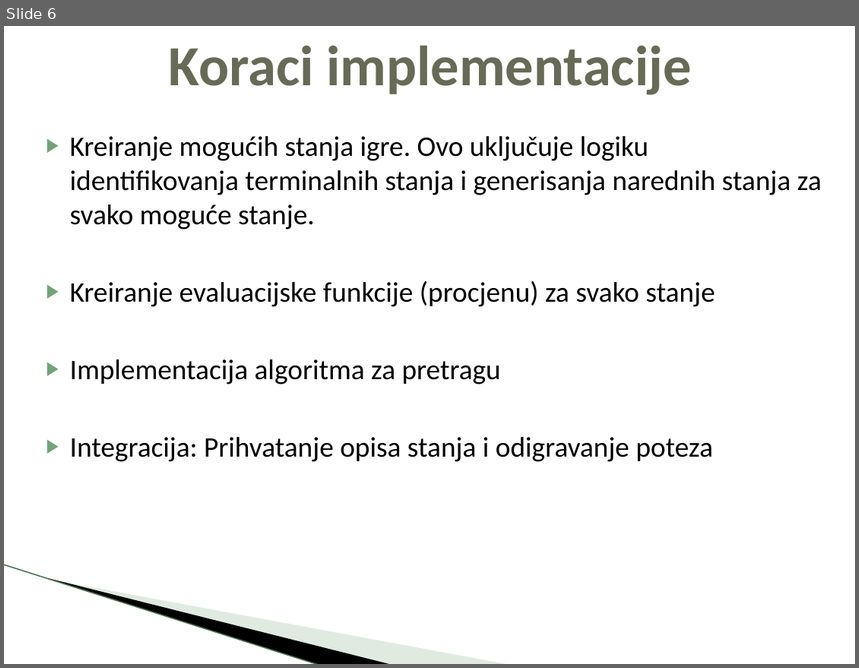
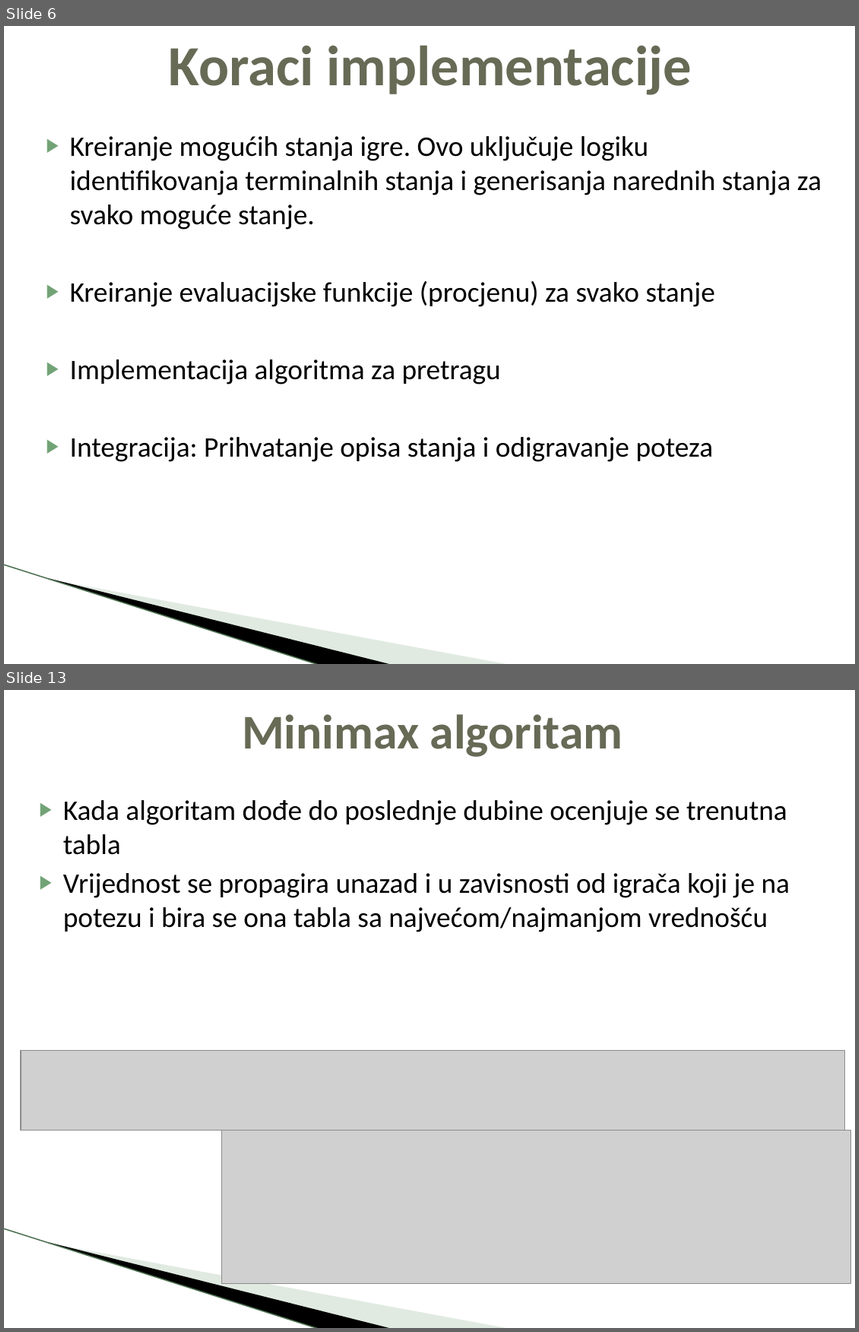
Before and after one commit to boimw/checkers, a slide deck: Projekat-Checkers.pptx. Shown one above the other, each under a label of ours: slide 6 before the commit, slides 6 and 13 after it; the slides between them are not shown. The pictures are 859x668 and 859x1332 pixels, drawn with LibreOffice and Linux fonts; fonts in the diff are those of the drawing; grey boxes stand for pictures; background and template pictures are left out. Boxes give left, top, right and bottom in pixels: in the first picture for what was removed or moved away, otherwise in the second. Text is boxed around its words. In the diff, an @@ line names an element or a change of style, - is before the commit and + after.

```diff
--- a/Projekat-Checkers.pptx
+++ b/Projekat-Checkers.pptx
@@ slide 13 added at bbox=[4, 690, 855, 1328], background #FFFFFF; not listed: 3 template elements that a slide beside it also shows @@
@@ title added at bbox=[242, 714, 623, 757], 41 pt, text #676A55, bold @@
+Minimax algoritam
@@ text added at bbox=[63, 800, 790, 932], 24 pt, text #000000 @@
+▶ Kada algoritam dođe do poslednje dubine ocenjuje se trenutna tabla
+▶ Vrijednost se propagira unazad i u zavisnosti od igrača koji je na potezu i bira se ona tabla sa najvećom/najmanjom vrednošću
@@ picture added at bbox=[21, 1051, 846, 1131] @@
@@ picture added at bbox=[222, 1131, 851, 1284] @@
```
Also in this commit, not shown: 8 slides changed, 11 other slides added, 3 slides removed, 15 other files.
